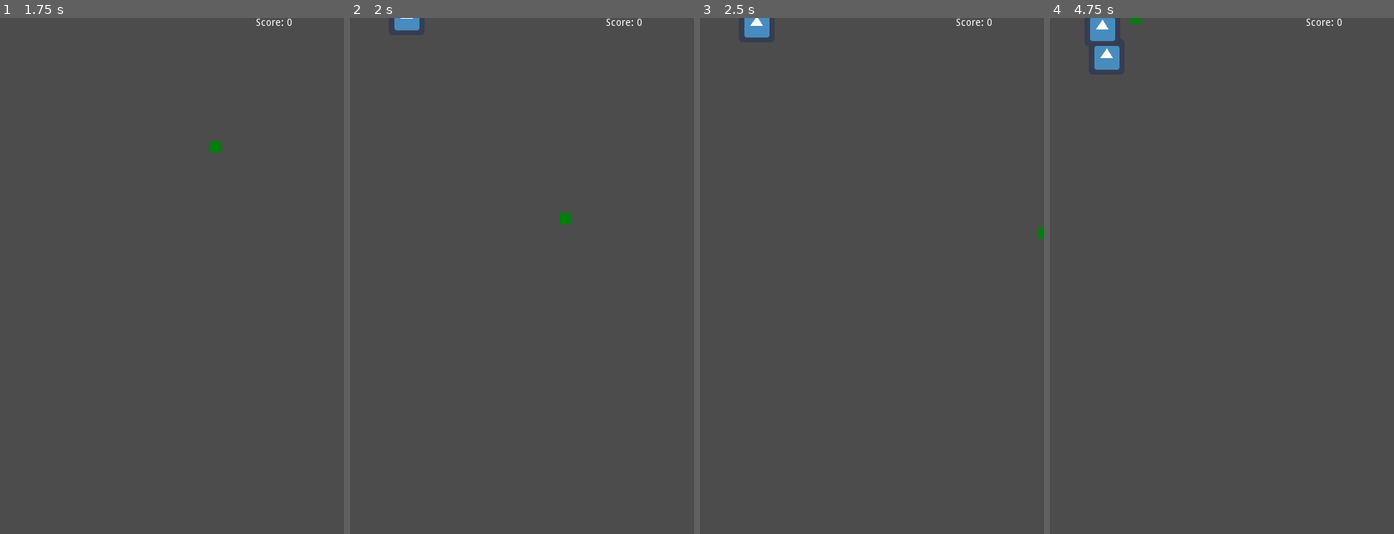
Above: before the commit, frames 1-4 (left to right).
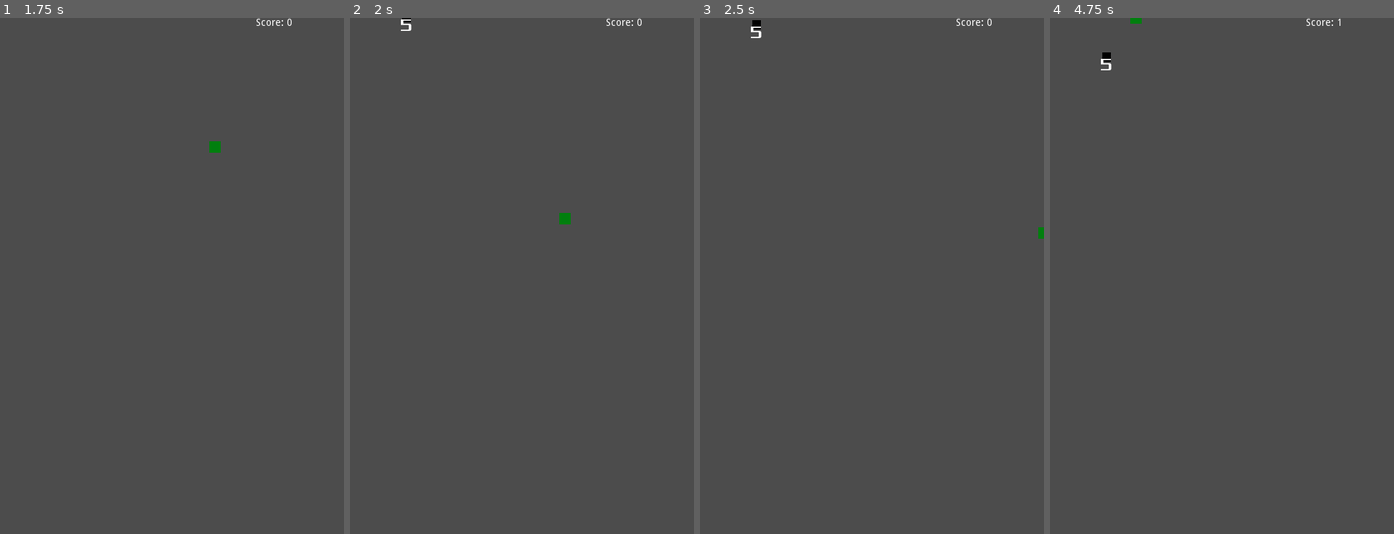
Above: after the commit, the same moments.

Repository: handisb/math-light
Game: Godot game, scene res://Main.tscn
Same seed, same stepped clock (60 frames per second), same inputs: the game is played once before the commit and once after it. The engine's default icon, where the game draws it, is replaced by a stand-in: a white triangle on a blue panel in a dark square.
Inputs:
- Up to frame 1 (1.75 s): tap Enter at 0.5 s; hold Right (ui_right) 0.53-1.28 s; tap Space at 1.25 s; hold Down (ui_down) from 1.28 s (still down)
- Up to frame 2 (2 s): keep holding Down (ui_down)
- Up to frame 3 (2.5 s): release Down (ui_down) at 2.03 s; hold Right (ui_right) from 2.03 s (still down)
- Up to frame 4 (4.75 s): release Right (ui_right) at 2.78 s; hold Up (ui_up) 2.78-3.53 s; hold Left (ui_left) from 3.53 s (still down)

Frame 1 is identical in both runs. In frame 2, 0.2% of the frame differs, in the area x 12-21%, y 0-3%; in frame 3, 0.3%; in frame 4, 0.7%, in the area x 11-85%, y 0-11%.

Commit message:
Added text to the block sprites and created corresponding config variables

Diff:
--- a/Block_Config.gd
+++ b/Block_Config.gd
@@ -2,3 +2,5 @@
 class_name blockConfig
 
 export (Texture) var blockSprite
+export (DynamicFontData) var blockFontData
+export (int) var blockFontSize
--- a/Block_Config.tres
+++ b/Block_Config.tres
@@ -1,8 +1,11 @@
-[gd_resource type="Resource" load_steps=3 format=2]
+[gd_resource type="Resource" load_steps=4 format=2]
 
 [ext_resource path="res://Block_Config.gd" type="Script" id=1]
-[ext_resource path="res://icon.png" type="Texture" id=2]
+[ext_resource path="res://block.png" type="Texture" id=2]
+[ext_resource path="res://Xolonium-Regular.ttf" type="DynamicFontData" id=3]
 
 [resource]
 script = ExtResource( 1 )
 blockSprite = ExtResource( 2 )
+blockFontData = ExtResource( 3 )
+blockFontSize = 32
--- a/ColorBlock.gd
+++ b/ColorBlock.gd
@@ -3,11 +3,18 @@
 export (Resource) var blockConfig
 const SPEED = 20
 var velocity = Vector2(0, 0)
+var value
 
 # Called when the node enters the scene tree for the first time.
 func _ready():
+	var blockFont = DynamicFont.new()
+	blockFont.font_data = blockConfig.blockFontData
+	blockFont.size = blockConfig.blockFontSize
 	if (blockConfig):
 		$Sprite.texture = blockConfig.blockSprite
+	$Sprite/Label.set("custom_fonts/font", blockFont)
+	$Sprite/Label.text = str(value)
+	$Sprite/Label.show()
 
 # Called every frame. 'delta' is the elapsed time since the previous frame.
 func _process(delta):
--- a/ColorBlock.tscn
+++ b/ColorBlock.tscn
@@ -1,14 +1,20 @@
-[gd_scene load_steps=4 format=2]
+[gd_scene load_steps=7 format=2]
 
 [ext_resource path="res://icon.png" type="Texture" id=1]
 [ext_resource path="res://ColorBlock.gd" type="Script" id=2]
+[ext_resource path="res://Xolonium-Regular.ttf" type="DynamicFontData" id=3]
+[ext_resource path="res://Block_Config.tres" type="Resource" id=4]
 
 [sub_resource type="RectangleShape2D" id=1]
 extents = Vector2( 25, 25 )
 
+[sub_resource type="DynamicFont" id=2]
+font_data = ExtResource( 3 )
+
 [node name="ColorBlock" type="Area2D"]
 collision_mask = 0
 script = ExtResource( 2 )
+blockConfig = ExtResource( 4 )
 
 [node name="CollisionShape2D" type="CollisionShape2D" parent="."]
 position = Vector2( -1, -1 )
@@ -18,3 +24,14 @@
 position = Vector2( -1, -1 )
 scale = Vector2( 0.78125, 0.78125 )
 texture = ExtResource( 1 )
+
+[node name="Label" type="Label" parent="Sprite"]
+margin_left = -20.48
+margin_top = -6.4
+margin_right = 19.52
+margin_bottom = 13.6
+custom_fonts/font = SubResource( 2 )
+align = 1
+__meta__ = {
+"_edit_use_anchors_": false
+}
--- a/Main.gd
+++ b/Main.gd
@@ -17,6 +17,7 @@
 	randomize()
 	$ColorPath/ColorSpawn.offset = randi()%int(get_viewport_rect().size.x)
 	var color = ColorBlock.instance()
+	color.value = randi()%10 + 1
 	add_child(color)
 	color.position = $ColorPath/ColorSpawn.position
 	color.velocity = Vector2.DOWN
--- /dev/null
+++ b/TestFont.tres
@@ -0,0 +1,6 @@
+[gd_resource type="DynamicFont" load_steps=2 format=2]
+
+[ext_resource path="res://Xolonium-Regular.ttf" type="DynamicFontData" id=1]
+
+[resource]
+font_data = ExtResource( 1 )
Empty file added: BlockDraw.gd
Binary file added: Xolonium-Regular.ttf
Binary file added: block.png
Not shown, added: block.png.import
